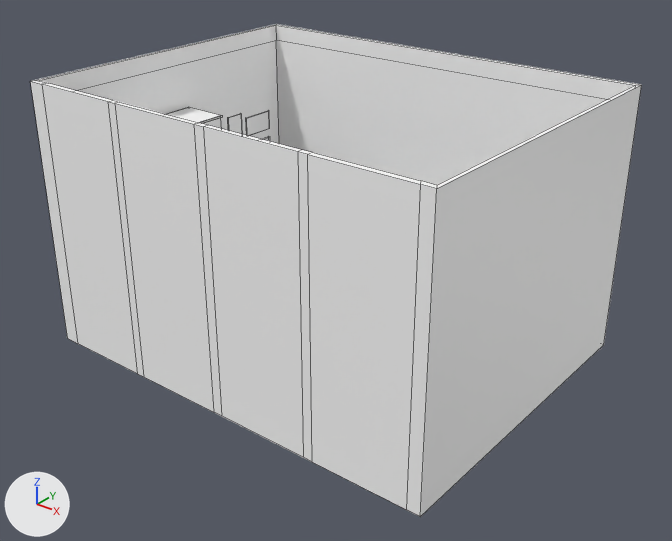
An edit to the FBX model Assets/Placeholders/PH_Office.fbx, drawn before and after from the same camera.
The view is the same before and after, from a 50 mm camera at (4.83, -6.01, 4.49) aimed at (0.14, -0.14, 0.85). The axes (+X, +Y, +Z) are drawn at lower left. The lights are the same throughout. Mesh edges are drawn as thin lines. Where no turn or scale is listed for an object, it has been applied to the vertices.

Objects in the first picture: 'PH_OfficeWalls', 'PH_Photo.001'.
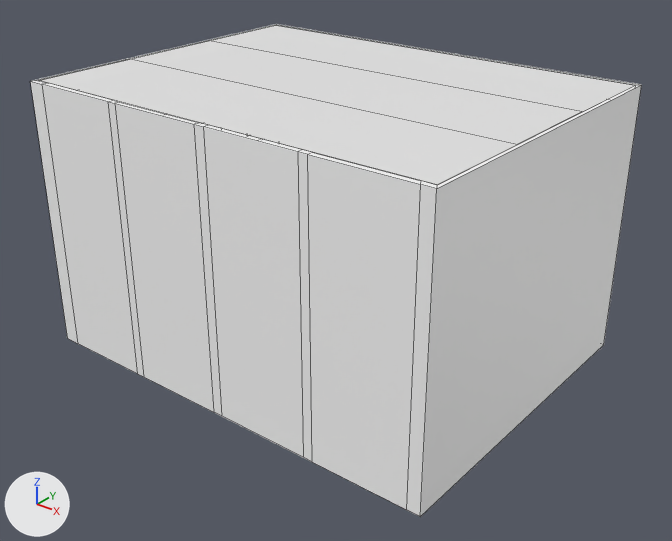
Where the change shows, as pixel boxes (x1, y1, x2, y2) in the pictures (672 x 541 px):
```json
{"object": "PH_OfficeRoof", "change": "added", "after": [39, 25, 634, 185]}
```

Edits to the scene script, one JSON object a line:
```json
{"op": "add", "block": "mat_m_introductionroom", "code": ["mat_m_introductionroom = principled_material('M_IntroductionRoom')", "mat_m_introductionroom.base_color = (0.8, 0.8, 0.8)  # white #e7e7e7"]}
{"op": "add", "block": "me_plane_005", "code": ["me_plane_005 = bpy.data.meshes.new('Plane.005')", "me_plane_005.from_pydata([(2.0, -1.5, 2.5), (-2.0, -1.5, 2.5), (2.0, 0.5, 2.5), (-2.0, 0.5, 2.5), (2.0, 1.5, 2.5), (-2.0, 1.5, 2.5), (-2.0, -0.5, 2.5), (2.0, -0.5, 2.5)], [], [(7, 6, 3, 2), (2, 3, 5, 4), (0, 1, 6, 7)])", "me_plane_005.materials.append(mat_m_introductionroom)  # white #e7e7e7"]}
{"op": "add", "block": "ob_ph_officeroof", "code": ["ob_ph_officeroof = bpy.data.objects.new('PH_OfficeRoof', me_plane_005)", "ob_ph_officeroof.location = (0.0, 0.0, 0.0)"]}
```
